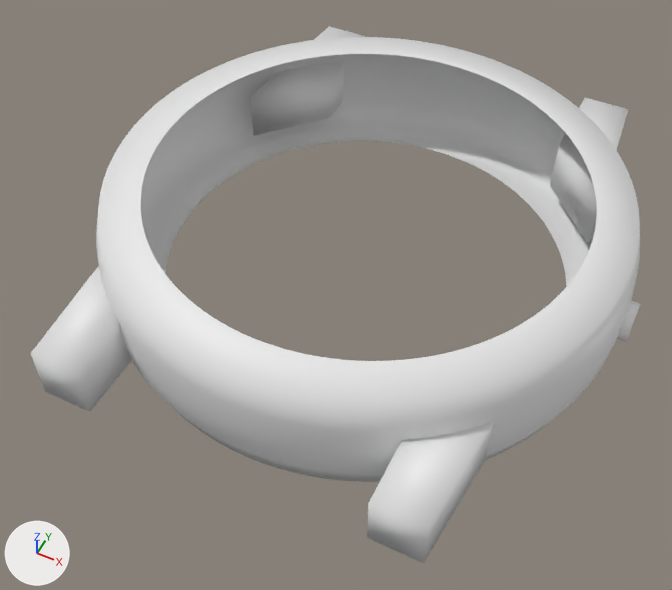
The glTF model public/assets/3d/reference-42/case.glb: old version first, new version second.
The view is the same before and after, from a 50 mm camera at (22.0, -49.5, 52.7) aimed at (-0.4, -4.7, -3.4). The lights are fixed; the arrows at lower left show +X, +Y and +Z. The older version comes first. Where no turn or scale is listed for an object, it has been applied to the vertices. Vertices at exactly the same position are counted once.

The older version as bpy lines, for what is in view:
```python
me_dd_case_lug_6_l_mesh = bpy.data.meshes.new('DD_CASE_LUG_6_L_MESH')
me_dd_case_lug_6_l_mesh.from_pydata(...)  # 8 vertices, 12 faces; spans x -16.2..-11.0, y -23.0..-9.54, z -2.92..1.58
me_dd_case_lug_6_l_mesh.materials.append(mat_dd_brushed_steel)  # white #e7e7e7
me_dd_case_lug_6_r_mesh = bpy.data.meshes.new('DD_CASE_LUG_6_R_MESH')
me_dd_case_lug_6_r_mesh.from_pydata(...)  # 8 vertices, 12 faces; spans x 11.0..16.2, y -23.0..-9.54, z -2.92..1.58
me_dd_case_lug_6_r_mesh.materials.append(mat_dd_brushed_steel)  # white #e7e7e7
me_dd_case_midcase_mesh = bpy.data.meshes.new('DD_CASE_MIDCASE_MESH')
me_dd_case_midcase_mesh.from_pydata(...)  # 896 vertices, 1536 faces; spans x -21.2..21.2, y -21.2..21.2, z -4.9..5.1
me_dd_case_midcase_mesh.materials.append(mat_dd_brushed_steel)  # white #e7e7e7
ob_dd_case_lug_6_l = bpy.data.objects.new('DD_CASE_LUG_6_L', me_dd_case_lug_6_l_mesh)
ob_dd_case_lug_6_l.location = (0.0, 0.0, 0.0)
ob_dd_case_lug_6_r = bpy.data.objects.new('DD_CASE_LUG_6_R', me_dd_case_lug_6_r_mesh)
ob_dd_case_lug_6_r.location = (0.0, 0.0, 0.0)
ob_dd_case_midcase = bpy.data.objects.new('DD_CASE_MIDCASE', me_dd_case_midcase_mesh)
ob_dd_case_midcase.location = (0.0, 0.0, 0.0)
# also in view: 'DD_CASE_LUG_12_R' at (13.6, 16.3, -0.7); 'DD_CASE_LUG_12_L' at (-13.6, 16.3, -0.7)
```
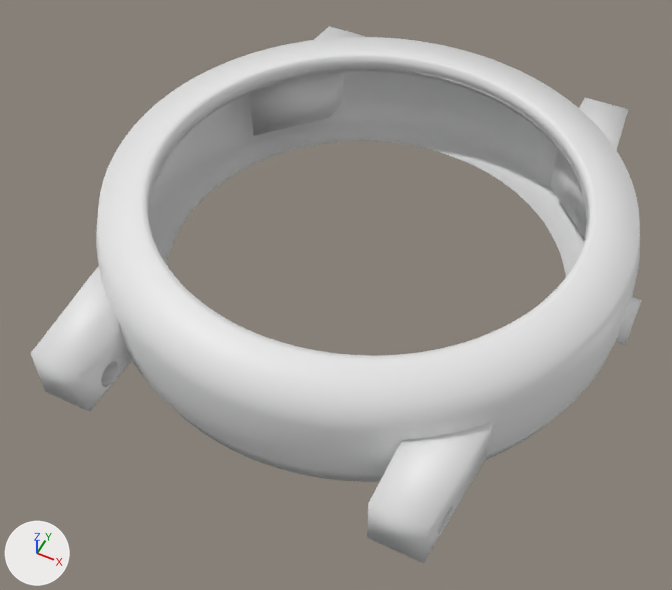
Edits to the scene script, one JSON object a line:
```json
{"block": "me_dd_case_midcase_mesh", "where": "# used by ob_dd_case_midcase; location = (0.0, 0.0, 0.0)"}
{"op": "remove", "block": "me_dd_case_midcase_mesh", "code": "me_dd_case_midcase_mesh.from_pydata(...)  # 896 vertices, 1536 faces; spans x -21.2..21.2, y -21.2..21.2, z -4.9..5.1"}
{"op": "add", "block": "me_dd_case_midcase_mesh", "code": "me_dd_case_midcase_mesh.from_pydata(...)  # 1536 vertices, 2816 faces; spans x -21.2..21.2, y -21.2..21.2, z -4.9..5.1"}
{"block": "me_dd_case_midcase_mesh", "change": "me_dd_case_midcase_mesh part 1: 640 vertices added at x -17.1..17.1, y -17.1..17.1, z 3.6..5.1"}
```

Changed parts and their boxes (x1, y1, x2, y2) in the pictures (672 x 590 px):
```json
{"part": 1, "of": "me_dd_case_midcase_mesh", "change": "added", "after": [141, 54, 597, 361]}
```
